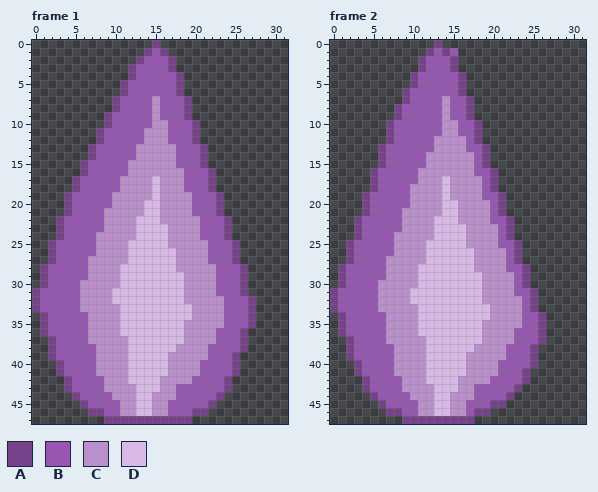
Pixel-art file -- assets/aseprite/last_flame_projection.aseprite. Above is the file before it was changed.
32x48 pixels, 2 frames. Shown: frame 1, frame 2.
Palette (. is transparent): A #76428a  B #9856b3  C #bb8fcc  D #d8b8e6
Pixels before, frame 1, first column x 0:
 0 ...............A............
 1 ..............ABA...........
 2 .............ABBBA..........
 3 ............ABBBBA..........
 4 ............ABBBBBA.........
 5 ...........ABBBBBBA.........
 6 ...........ABBBBBBA.........
 7 ..........ABBBBCBBBA........
 8 ..........ABBBBCBBBA........
 9 .........ABBBBBCBBBA........
10 .........ABBBBBCCBBBA.......
11 ........ABBBBBCCCBBBA.......
12 ........ABBBBBCCCBBBA.......
13 .......ABBBBBCCCCCBBBA......
14 .......ABBBBBCCCCCBBBA......
15 ......ABBBBBCCCCCCBBBA......
16 ......ABBBBBCCCCCCCBBBA.....
17 .....ABBBBBCCCCDCCCBBBA.....
18 .....ABBBBBCCCCDCCCBBBA.....
19 ....ABBBBBCCCCCDCCCCBBBA....
20 ....ABBBBBCCCCDDCCCCBBBA....
21 ....ABBBBCCCCCDDCCCCBBBA....
22 ...ABBBBBCCCCDDDCCCCCBBBA...
23 ...ABBBBBCCCCDDDDCCCCBBBA...
24 ...ABBBBCCCCCDDDDCCCCBBBA...
25 ..ABBBBBCCCCDDDDDCCCCCBBBA..
26 ..ABBBBBCCCCDDDDDDCCCCBBBA..
27 ..ABBBBCCCCCDDDDDDCCCCBBBA..
28 .ABBBBBCCCCDDDDDDDCCCCCBBBA.
29 .ABBBBBCCCCDDDDDDDDCCCCBBBA.
30 .ABBBBCCCCCDDDDDDDDCCCCBBBA.
31 ABBBBBCCCCDDDDDDDDDCCCCBBBA.
32 ABBBBBCCCCDDDDDDDDDCCCCCBBBA
33 ABBBBBCCCCCDDDDDDDDDCCCCBBBA
34 .ABBBBBCCCCDDDDDDDDDCCCCBBBA
35 .ABBBBBCCCCDDDDDDDDCCCCCBBBA
36 .ABBBBBCCCCDDDDDDDDCCCCBBBA.
37 ..ABBBBCCCCCDDDDDDDCCCCBBBA.
38 ..ABBBBBCCCCDDDDDDCCCCBBBBA.
39 ..ABBBBBCCCCDDDDDCCCCCBBBA..
40 ...ABBBBCCCCDDDDDCCCCBBBBA..
41 ...ABBBBCCCCDDDDDCCCCBBBBA..
42 ....ABBBBCCCDDDDCCCCBBBBA...
43 ....ABBBBCCCCDDDCCBBBBBBA...
44 .....ABBBBCCCDDCCCBBBBBA....
45 ......ABBBBCCDDCCBBBBBA.....
46 .......AABBCCDDCCBBBAA......
47 .........AAAAAAAAAAA........
Pixels before, frame 2, first column x 0:
 0 .............A.............
 1 ............ABAB...........
 2 ...........ABBBA...........
 3 ...........ABBBA...........
 4 ..........ABBBBBA..........
 5 ..........ABBBBBA..........
 6 .........ABBBBBBA..........
 7 .........ABBBBCBBA.........
 8 ........ABBBBBCBBA.........
 9 ........ABBBBBCBBA.........
10 .......ABBBBBBCCBBA........
11 .......ABBBBBBCCBBA........
12 .......ABBBBBCCCCBA........
13 ......ABBBBBBCCCCBBA.......
14 ......ABBBBBCCCCCCBA.......
15 ......ABBBBBCCCCCCBA.......
16 .....ABBBBBCCCCCCCBBA......
17 .....ABBBBBCCCDCCCCBA......
18 .....ABBBBCCCCDCCCCBA......
19 ....ABBBBBCCCCDCCCCBBA.....
20 ....ABBBBBCCCCDDCCCCBA.....
21 ....ABBBBCCCCCDDCCCCBA.....
22 ...ABBBBBCCCCDDDCCCCBBA....
23 ...ABBBBBCCCCDDDDCCCCBA....
24 ...ABBBBCCCCCDDDDCCCCBA....
25 ..ABBBBBCCCCDDDDDCCCCBBA...
26 ..ABBBBBCCCCDDDDDDCCCCBA...
27 ..ABBBBCCCCCDDDDDDCCCCBA...
28 .ABBBBBCCCCDDDDDDDCCCCBBA..
29 .ABBBBBCCCCDDDDDDDDCCCCBA..
30 .ABBBBCCCCCDDDDDDDDCCCCBA..
31 ABBBBBCCCCDDDDDDDDDCCCCBBA.
32 ABBBBBCCCCDDDDDDDDDCCCCCBA.
33 ABBBBBCCCCCDDDDDDDDDCCCCBA.
34 .ABBBBBCCCCDDDDDDDDDCCCCBBA
35 .ABBBBBCCCCDDDDDDDDCCCCCBBA
36 .ABBBBBCCCCDDDDDDDDCCCCBBBA
37 ..ABBBBCCCCCDDDDDDDCCCCBBBA
38 ..ABBBBBCCCCDDDDDDCCCCBBBA.
39 ..ABBBBBCCCCDDDDDCCCCCBBBA.
40 ...ABBBBCCCCDDDDDCCCCBBBBA.
41 ...ABBBBCCCCDDDDDCCCCBBBA..
42 ....ABBBBCCCDDDDCCCCBBBBA..
43 ....ABBBBCCCCDDDCCBBBBBA...
44 .....ABBBBCCCDDCCCBBBBA....
45 ......ABBBBCCDDCCBBBAA.....
46 .......AABBCCDDCCBAA.......
47 .........AAAAAAAAA.........
The result:
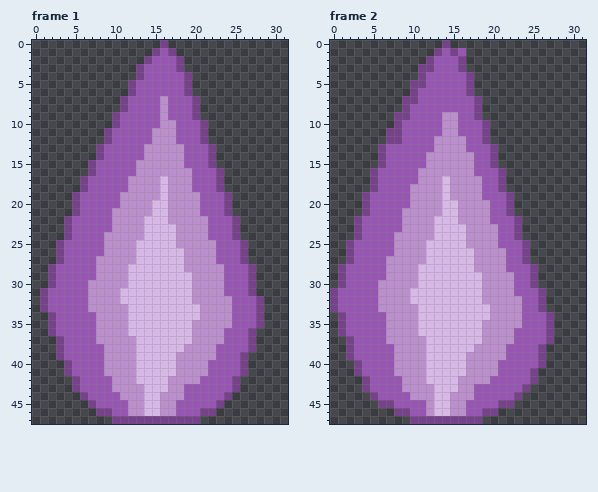
Message: improved animation and added scene for the last flame's projection
Change:
Frame 1:
y 0: x 15..16 A. -> .A
y 1: x 14..17 ABA. -> .ABA
y 2: x 13..14 AB -> .A; x 17..18 A. -> BA
y 3: x 12..13 AB -> .A; x 17..18 A. -> BA
y 4: x 12..13 AB -> .A; x 18..19 A. -> BA
y 5..6: x 11..12 AB -> .A; x 18..19 A. -> BA
y 7..8: x 10..11 AB -> .A; x 15..16 CB -> BC; x 19..20 A. -> BA
y 9: x 9..10 AB -> .A; x 15..16 CB -> BC; x 19..20 A. -> BA
y 10: x 9..10 AB -> .A; x 15 C -> B; x 17 B -> C; x 20..21 A. -> BA
y 11..12: x 8..9 AB -> .A; x 14 C -> B; x 17 B -> C; x 20..21 A. -> BA
y 13..14: x 7..8 AB -> .A; x 13 C -> B; x 18 B -> C; x 21..22 A. -> BA
y 15: x 6..7 AB -> .A; x 12 C -> B; x 18 B -> C; x 21..22 A. -> BA
y 16: x 6..7 AB -> .A; x 12 C -> B; x 19 B -> C; x 22..23 A. -> BA
y 17..18: x 5..6 AB -> .A; x 11 C -> B; x 15..16 DC -> CD; x 19 B -> C; x 22..23 A. -> BA
y 19: x 4..5 AB -> .A; x 10 C -> B; x 15..16 DC -> CD; x 20 B -> C; x 23..24 A. -> BA
y 20: x 4..5 AB -> .A; x 10 C -> B; x 14 D -> C; x 16 C -> D; x 20 B -> C; x 23..24 A. -> BA
y 21: x 4..5 AB -> .A; x 9 C -> B; x 14 D -> C; x 16 C -> D; x 20 B -> C; x 23..24 A. -> BA
y 22: x 3..4 AB -> .A; x 9 C -> B; x 13 D -> C; x 16 C -> D; x 21 B -> C; x 24..25 A. -> BA
y 23: x 3..4 AB -> .A; x 9 C -> B; x 13 D -> C; x 17 C -> D; x 21 B -> C; x 24..25 A. -> BA
y 24: x 3..4 AB -> .A; x 8 C -> B; x 13 D -> C; x 17 C -> D; x 21 B -> C; x 24..25 A. -> BA
y 25: x 2..3 AB -> .A; x 8 C -> B; x 12 D -> C; x 17 C -> D; x 22 B -> C; x 25..26 A. -> BA
y 26: x 2..3 AB -> .A; x 8 C -> B; x 12 D -> C; x 18 C -> D; x 22 B -> C; x 25..26 A. -> BA
y 27: x 2..3 AB -> .A; x 7 C -> B; x 12 D -> C; x 18 C -> D; x 22 B -> C; x 25..26 A. -> BA
y 28: x 1..2 AB -> .A; x 7 C -> B; x 11 D -> C; x 18 C -> D; x 23 B -> C; x 26..27 A. -> BA
y 29: x 1..2 AB -> .A; x 7 C -> B; x 11 D -> C; x 19 C -> D; x 23 B -> C; x 26..27 A. -> BA
y 30: x 1..2 AB -> .A; x 6 C -> B; x 11 D -> C; x 19 C -> D; x 23 B -> C; x 26..27 A. -> BA
y 31: x 0..1 AB -> .A; x 6 C -> B; x 10 D -> C; x 19 C -> D; x 23 B -> C; x 26..27 A. -> BA
y 32: x 0..1 AB -> .A; x 6 C -> B; x 10 D -> C; x 19 C -> D; x 24 B -> C; x 27..28 A. -> BA
y 33: x 0..1 AB -> .A; x 6 C -> B; x 11 D -> C; x 20 C -> D; x 24 B -> C; x 27..28 A. -> BA
y 34: x 1..2 AB -> .A; x 7 C -> B; x 11 D -> C; x 20 C -> D; x 24 B -> C; x 27..28 A. -> BA
y 35: x 1..2 AB -> .A; x 7 C -> B; x 11 D -> C; x 19 C -> D; x 24 B -> C; x 27..28 A. -> BA
y 36: x 1..2 AB -> .A; x 7 C -> B; x 11 D -> C; x 19 C -> D; x 23 B -> C; x 26..27 A. -> BA
y 37: x 2..3 AB -> .A; x 7 C -> B; x 12 D -> C; x 19 C -> D; x 23 B -> C; x 26..27 A. -> BA
y 38: x 2..3 AB -> .A; x 8 C -> B; x 12 D -> C; x 18 C -> D; x 22 B -> C; x 26..27 A. -> BA
y 39: x 2..3 AB -> .A; x 8 C -> B; x 12 D -> C; x 17 C -> D; x 22 B -> C; x 25..26 A. -> BA
y 40..41: x 3..4 AB -> .A; x 8 C -> B; x 12 D -> C; x 17 C -> D; x 21 B -> C; x 25..26 A. -> BA
y 42: x 4..5 AB -> .A; x 9 C -> B; x 12 D -> C; x 16 C -> D; x 20 B -> C; x 24..25 A. -> BA
y 43: x 4..5 AB -> .A; x 9 C -> B; x 13 D -> C; x 16 C -> D; x 18 B -> C; x 24..25 A. -> BA
y 44: x 5..6 AB -> .A; x 10 C -> B; x 13 D -> C; x 15 C -> D; x 18 B -> C; x 23..24 A. -> BA
y 45: x 6..7 AB -> .A; x 11 C -> B; x 13 D -> C; x 15 C -> D; x 17 B -> C; x 22..23 A. -> BA
y 46: x 7 A -> .; x 9 B -> A; x 11 C -> B; x 13 D -> C; x 15 C -> D; x 17 B -> C; x 20 A -> B; x 22 . -> A
y 47: x 9 A -> .; x 20 . -> A
Frame 2:
y 0: x 13..14 A. -> .A
y 1: x 12..16 ABAB. -> .ABAB
y 2: x 11..12 AB -> .A; x 15..16 A. -> BA
y 3: x 12 B -> A; x 15..16 A. -> BA
y 4: x 10..11 AB -> .A; x 16..17 A. -> BA
y 5: x 11 B -> A; x 16..17 A. -> BA
y 6: x 9..10 AB -> .A; x 16..17 A. -> BA
y 7: x 10 B -> A; x 14 C -> B; x 17..18 A. -> BA
y 8: x 8..9 AB -> .A; x 14 C -> B; x 17..18 A. -> BA
y 9: x 9 B -> A; x 15 B -> C; x 17..18 A. -> BA
y 10: x 7..8 AB -> .A; x 18..19 A. -> BA
y 11..12: x 8 B -> A; x 18..19 A. -> BA
y 13..15: x 19..20 A. -> BA
y 16..18: x 20..21 A. -> BA
y 19..21: x 21..22 A. -> BA
y 22..24: x 22..23 A. -> BA
y 25..27: x 23..24 A. -> BA
y 28..30: x 24..25 A. -> BA
y 31..33: x 25..26 A. -> BA
y 34..37: x 26..27 A. -> BA
y 38..40: x 25..26 A. -> BA
y 41..42: x 24..25 A. -> BA
y 43: x 23..24 A. -> BA
y 44: x 22..23 A. -> BA
y 45: x 7 B -> A; x 11 C -> B; x 20 A -> B; x 22 . -> A
y 46: x 7 A -> .; x 9 B -> A; x 11 C -> B; x 18 A -> B; x 20 . -> A
y 47: x 9 A -> .; x 18 . -> A
